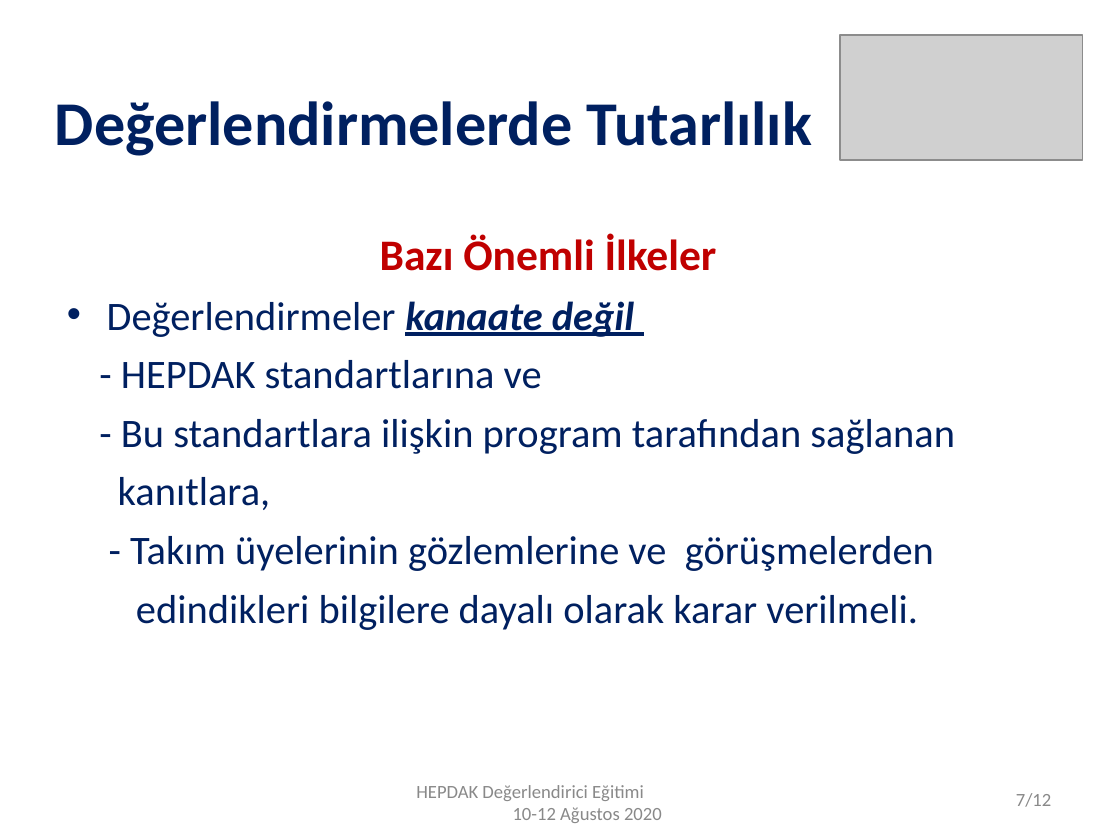
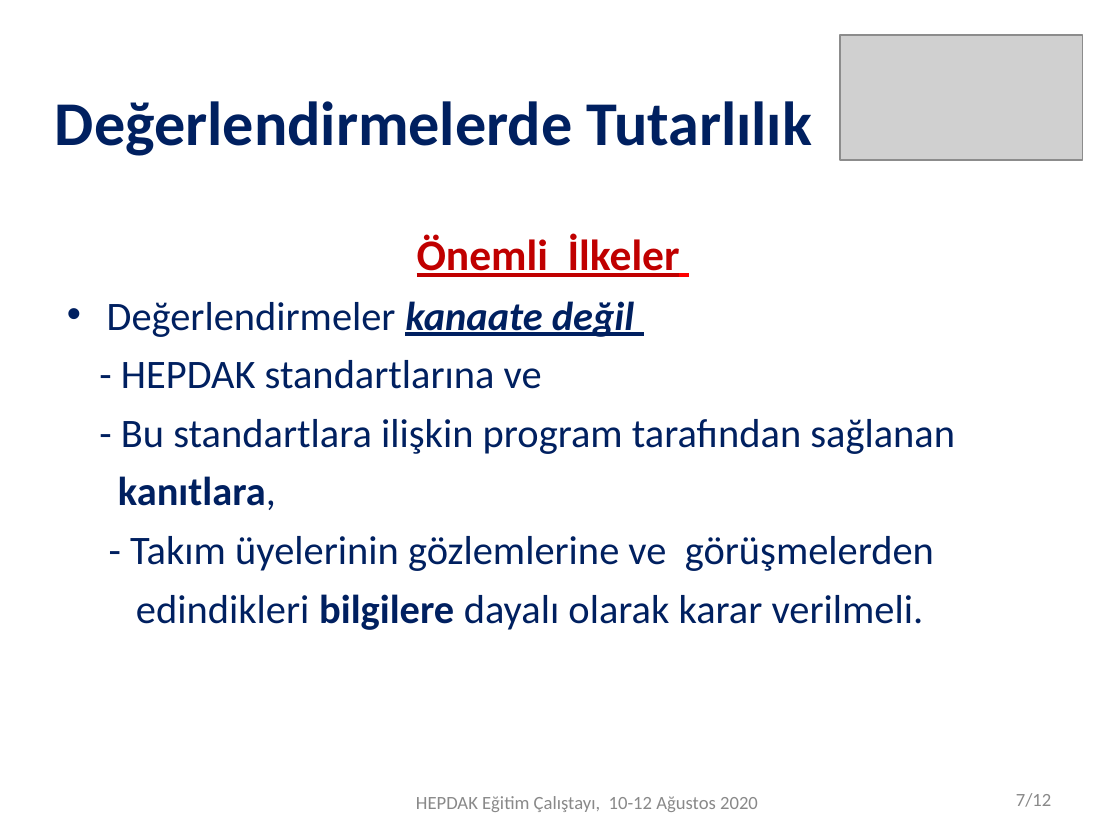
Before and after one commit to sametgolgeci/Hepdak-nextjs, a slide deck: slide 8 of public/doc/degerlendirici_egitim_5/8.tutarlılık.ppt (slide 5 before the commit). Drawn at 1120x840 pixels with LibreOffice and Linux fonts; fonts in the diff are those of the drawing; grey boxes stand for pictures. Boxes give left, top, right and bottom in pixels: in the first picture for what was removed or moved away, otherwise in the second. Text is boxed around its words. In the diff, an @@ line names an element or a change of style, - is before the commit and + after.

Commit message:
v.1.11.14
- Çalıştayın (2020-İzmir) 5. ve 8. dosyası güncellendi

```diff
--- a/public/doc/degerlendirici_egitim_5/8.tutarlılık.ppt
+++ b/public/doc/degerlendirici_egitim_5/8.tutarlılık.ppt
@@ text at bbox=[417, 234, 680, 277]: text changed @@
-Bazı Önemli İlkeler
+Önemli İlkeler
@@ text at bbox=[118, 476, 924, 630]: bold on in "kanıtlara,", "bilgilere" @@
@@ text at bbox=[416, 796, 758, 812]: text changed @@
-HEPDAK Değerlendirici Eğitimi 10-12 Ağustos 2020
+HEPDAK Eğitim Çalıştayı, 10-12 Ağustos 2020
```
Also in this commit, not shown: 9 other slides changed, 3 slides added, 1 other file.
